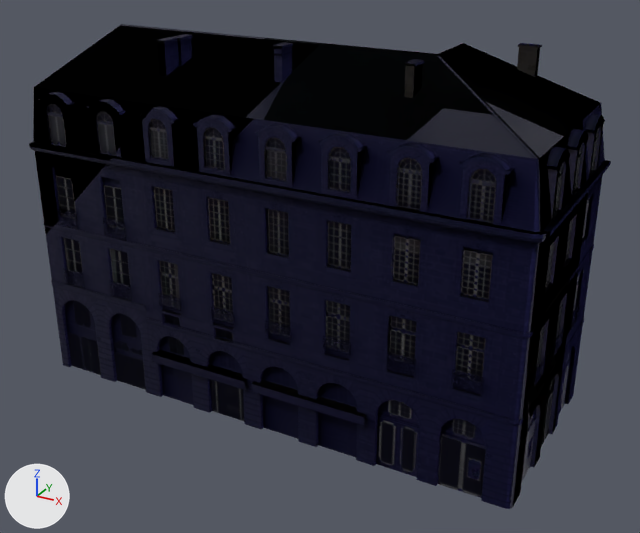
What one commit did to the glTF model public/models/buildings/corner-a.glb.
Both versions are drawn from a camera (50 mm lens) standing at (22.9, -38.9, 25.7) and looking at (2.7, -2.2, 7.4). Every picture has the same lights, and +X, +Y and +Z are marked at lower left. The older version comes first. Where no turn or scale is listed for an object, it has been applied to the vertices.

The first picture shows '1.002_1_0'.
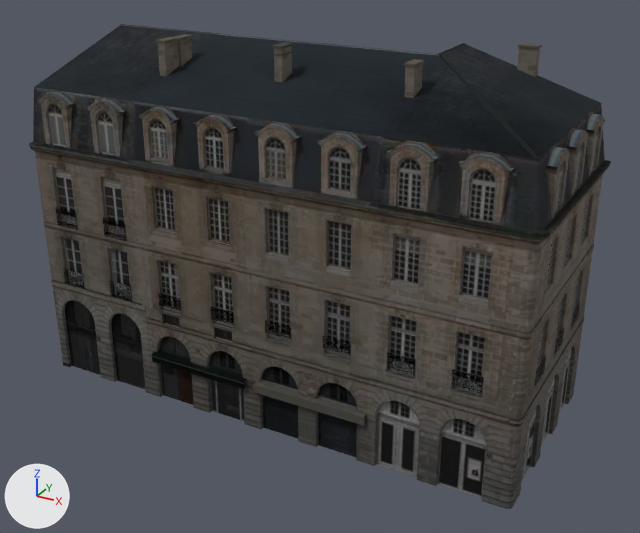
Changed parts and their boxes (x1, y1, x2, y2) in the pictures (640 x 533 px):
'1.002_1_0', surface changed (lighter): (29, 24, 611, 509) in both

Diff of the bpy script that builds the scene:
```diff
--- a/public/models/buildings/corner-a.glb.py
+++ b/public/models/buildings/corner-a.glb.py
@@ img_image_3 @@
+img_image_3 = load_image('Image_3', '_unpacked/Image_3', 512, 512, 'Non-Color')
@@ mat_material @@
 mat_material = bpy.data.materials.new('material')
-# nodes: BsdfPrincipled, NormalMap, OutputMaterial, TexImage x3
+# nodes: BsdfPrincipled, Math x2, NormalMap, OutputMaterial, SeparateColor, TexImage x5
 # uses the picture img_image_0
@@ mat_material @@
 # uses the picture img_image_2
+# uses the picture img_image_3
```
